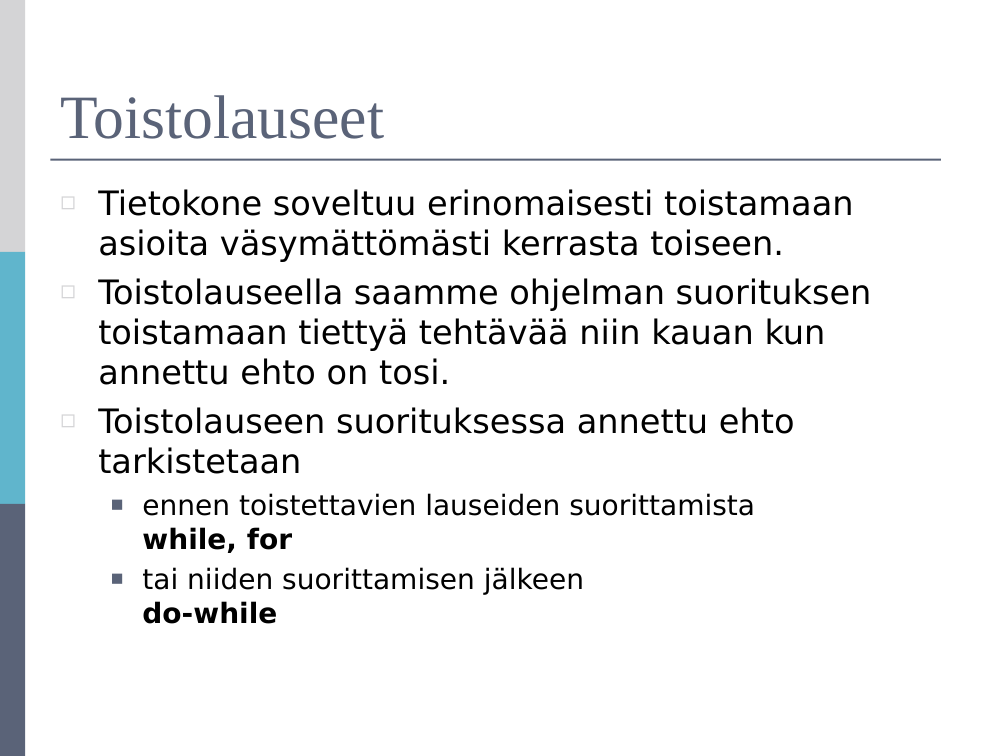
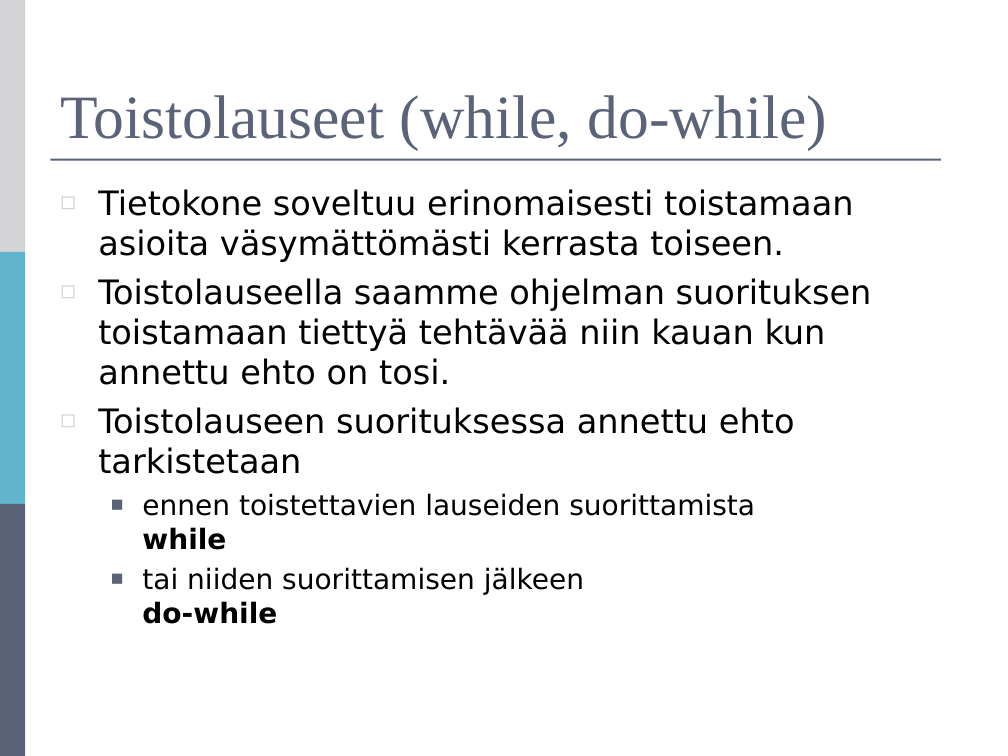
Before and after one commit to mjstenbe/OO_2017, a slide deck: slide 29 of Lecture materials (Antonius)/R0027-Luento-4-Ehto-Toistolauseet.ppt (slide 31 before the commit). Drawn at 1008x756 pixels with LibreOffice and Linux fonts; fonts in the diff are those of the drawing. Boxes give left, top, right and bottom in pixels: in the first picture for what was removed or moved away, otherwise in the second. Text is boxed around its words. In the diff, an @@ line names an element or a change of style, - is before the commit and + after.

```diff
--- a/Lecture materials (Antonius)/R0027-Luento-4-Ehto-Toistolauseet.ppt
+++ b/Lecture materials (Antonius)/R0027-Luento-4-Ehto-Toistolauseet.ppt
@@ title at (60,95,827,150): text changed @@
-Toistolauseet
+Toistolauseet (while, do-while)
@@ text at (142,493,755,550): text changed @@
-  ■ ennen toistettavien lauseiden suorittamista
-    while, for
+  ■ ennen toistettavien lauseiden suorittamista
+    while
```
Also in this commit, not shown: 1 other slide changed, 2 slides removed, 3 other files.
